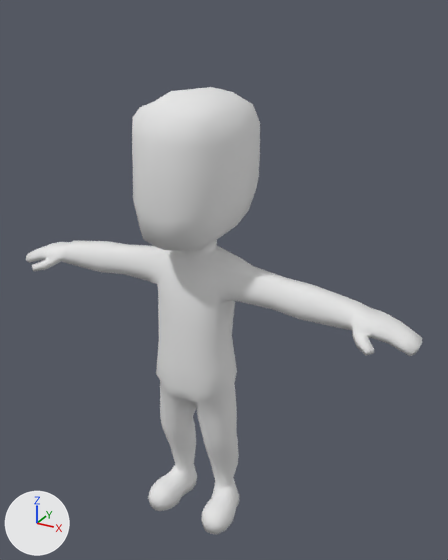
What one commit did to the FBX model eJam/Assets/Developers/Joe/Characters/Pedestrian/Pedestrian_Character.fbx.
Before and after are seen from a 50 mm camera at (1.061, -1.71, 1.889) aimed at (0.063, 0.105, 0.981). The axes (+X, +Y, +Z) are drawn at lower left. The lights are the same throughout.

The first picture shows 'Pedestrian_Mesh'.
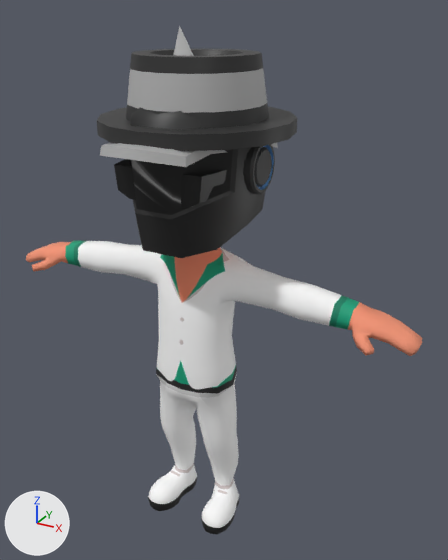
Commit message: Added Pedestrian Hats

Location of each change, [x1, y1, x2, y2] in pixels of the pictures (448 x 560 px):
'Pedestrian_Mesh', surface changed
    both: [26, 87, 422, 534]
'Pedestrian_TopHat', added
    after: [97, 49, 297, 151]
'Pedestrian_BikerHelmet', added (black)
    after: [130, 107, 266, 258]
'Pedestrian_Sunglasses', added (black)
    after: [114, 159, 227, 208]
'Pedestrian_BaseballHat_Forwards', added
    after: [100, 142, 226, 167]
'Pedestrian_Headphones', added (black)
    after: [243, 144, 275, 194]
'Pedestrian_PartyHat', added
    after: [174, 26, 194, 56]

What the commit changed:
Picture 'criminalMaleA.png' (img_criminalmalea_png) is new.
Picture 'PropsHats_TextureAtlas.png' (img_propshats_textureatlas_png) is new.
In material 'skin' (mat_skin), base_color is no longer (0.8, 0.8, 0.8), white #e7e7e7.
In material 'skin' (mat_skin), texture is now set to img_criminalmalea_png.
Material 'PropsHats_Material' (mat_propshats_material) is new.
Its texture is img_propshats_textureatlas_png.
Mesh me_cube_001 is new.
It has 116 vertices, 108 faces and spans x -0.227..0.227, y -0.227..0.286, z 1.17..1.656.
It uses material mat_propshats_material (picture img_propshats_textureatlas_png).
Mesh me_cylinder_003 is new.
It has 292 vertices, 258 faces and spans x -0.239..0.239, y -0.039..0.136, z 1.34..1.67.
It uses material mat_propshats_material (picture img_propshats_textureatlas_png).
Mesh me_plane_003 is new.
It has 34 vertices, 20 faces and spans x -0.208..0.208, y -0.2..0.07, z 1.34..1.442.
It uses material mat_propshats_material (picture img_propshats_textureatlas_png).
Mesh me_cone is new.
It has 9 vertices, 9 faces and spans x -0.111..0.034, y -0.026..0.12, z 1.631..1.837.
It uses material mat_propshats_material (picture img_propshats_textureatlas_png).
Mesh me_cylinder is new.
It has 128 vertices, 114 faces and spans x -0.32..0.32, y -0.278..0.363, z 1.523..1.761.
It uses material mat_propshats_material (picture img_propshats_textureatlas_png).
Mesh me_cylinder_002 is new.
It has 106 vertices, 92 faces and spans x -0.213..0.213, y -0.344..0.291, z 1.477..1.728.
It uses material mat_propshats_material (picture img_propshats_textureatlas_png).
Object 'Pedestrian_BikerHelmet' (ob_pedestrian_bikerhelmet) is new; it shows me_cube_001.
Its location is (0.0, 0.0, 0.0).
Object 'Pedestrian_Headphones' (ob_pedestrian_headphones) is new; it shows me_cylinder_003.
Its location is (0.0, 0.0, 0.0).
Object 'Pedestrian_Sunglasses' (ob_pedestrian_sunglasses) is new; it shows me_plane_003.
Its location is (0.0, 0.0, 0.0).
Object 'Pedestrian_PartyHat' (ob_pedestrian_partyhat) is new; it shows me_cone.
Its location is (0.0, 0.0, 0.0).
Object 'Pedestrian_TopHat' (ob_pedestrian_tophat) is new; it shows me_cylinder.
Its location is (0.0, 0.0, 0.0).
Object 'Pedestrian_BaseballHat_Forwards' (ob_pedestrian_baseballhat_forwards) is new; it shows me_cylinder_002.
Its location is (0.0, 0.0, 0.0).
